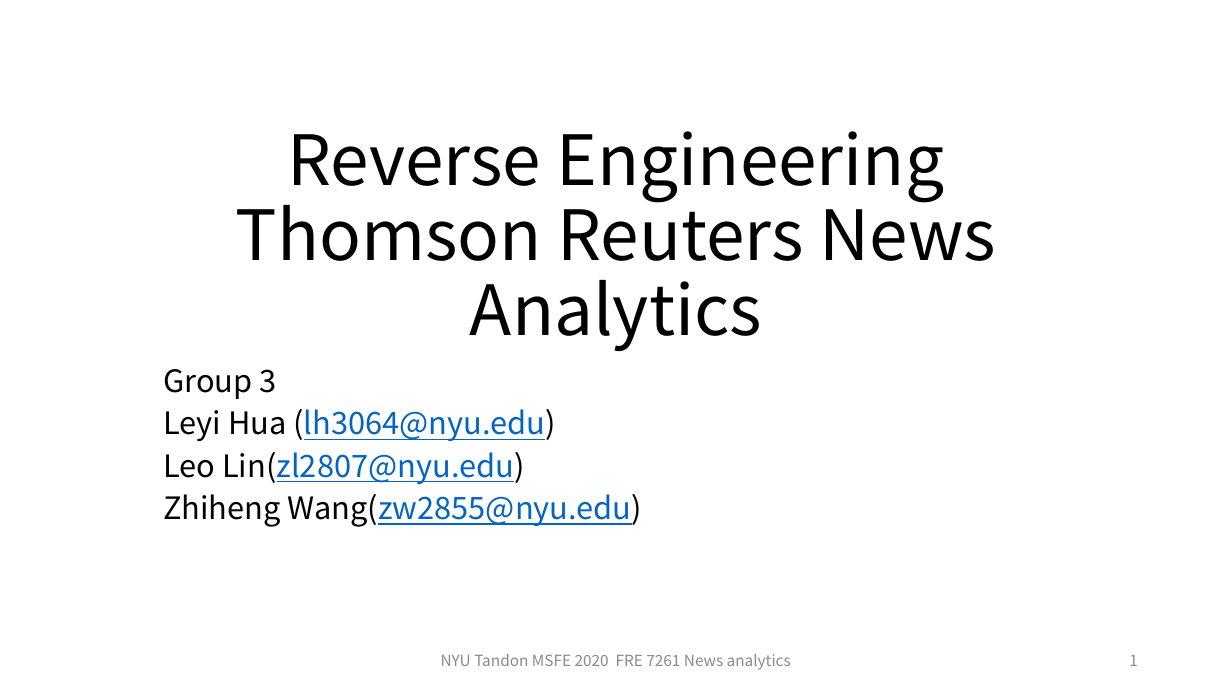
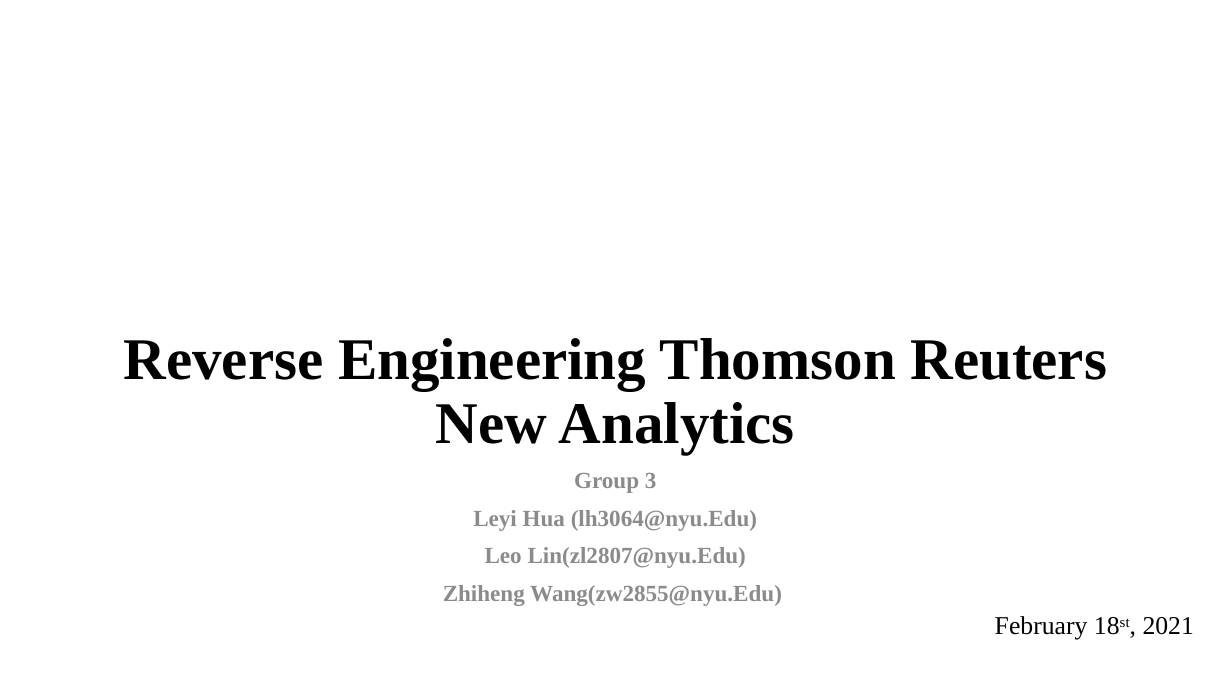
Before and after one commit to Emma3434/FRE-7261-HW2-News-Analytics, a slide deck: slide 1 of 7261 Presentation 1 - News Analytics.pptx. Drawn at 1232x693 pixels with LibreOffice and Linux fonts; fonts in the diff are those of the drawing. Boxes give left, top, right and bottom in pixels: in the first picture for what was removed or moved away, otherwise in the second. Text is boxed around its words. In the diff, an @@ line names an element or a change of style, - is before the commit and + after.

```diff
--- a/7261 Presentation 1 - News Analytics.pptx
+++ b/7261 Presentation 1 - News Analytics.pptx
@@ title at (x1=124, y1=338, x2=1107, y2=454): text changed; size 54 to 46 pt; font Noto Sans CJK SC to Times New Roman; bold on @@
-Reverse Engineering Thomson Reuters News Analytics
+Reverse Engineering Thomson Reuters New Analytics
@@ text "Group 3" moved from (x1=163, y1=369, x2=642, y2=527) to (x1=443, y1=473, x2=782, y2=606) @@
@@ text at (x1=574, y1=473, x2=657, y2=493): size 24 to 18 pt, font Noto Sans CJK SC to Times New Roman, text colour #000000 to #8C8C8C, bold on in "Group 3"; alignment left to centre; line spacing 0.8 to 0.9 @@
@@ text at (x1=443, y1=510, x2=782, y2=606): text changed; size 24 to 18 pt; font Noto Sans CJK SC to Times New Roman; text colour #0563C1 to #8C8C8C; bold on @@
-Leyi Hua (lh3064@nyu.edu)
-Leo Lin(zl2807@nyu.edu)
-Zhiheng Wang(zw2855@nyu.edu)
+Leyi Hua (lh3064@nyu.Edu)
+Leo Lin(zl2807@nyu.Edu)
+Zhiheng Wang(zw2855@nyu.Edu)
@@ text added at (x1=995, y1=616, x2=1194, y2=640), 20 pt, text #000000 @@
+February 18st, 2021
@@ text removed at (x1=441, y1=654, x2=791, y2=670) @@
-NYU Tandon MSFE 2020 FRE 7261 News analytics
@@ page number removed at (x1=1129, y1=655, x2=1138, y2=666) @@
-1
```
Also in this commit, not shown: 16 slides added, 1 slide removed, 15 other files.
